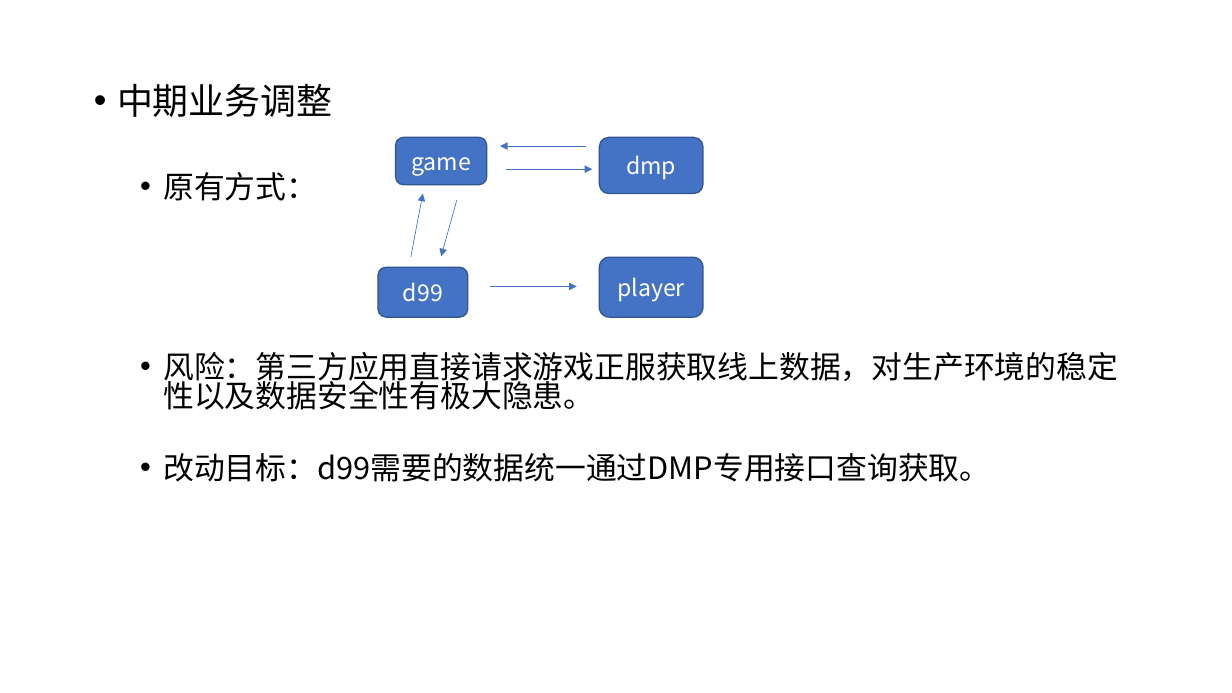
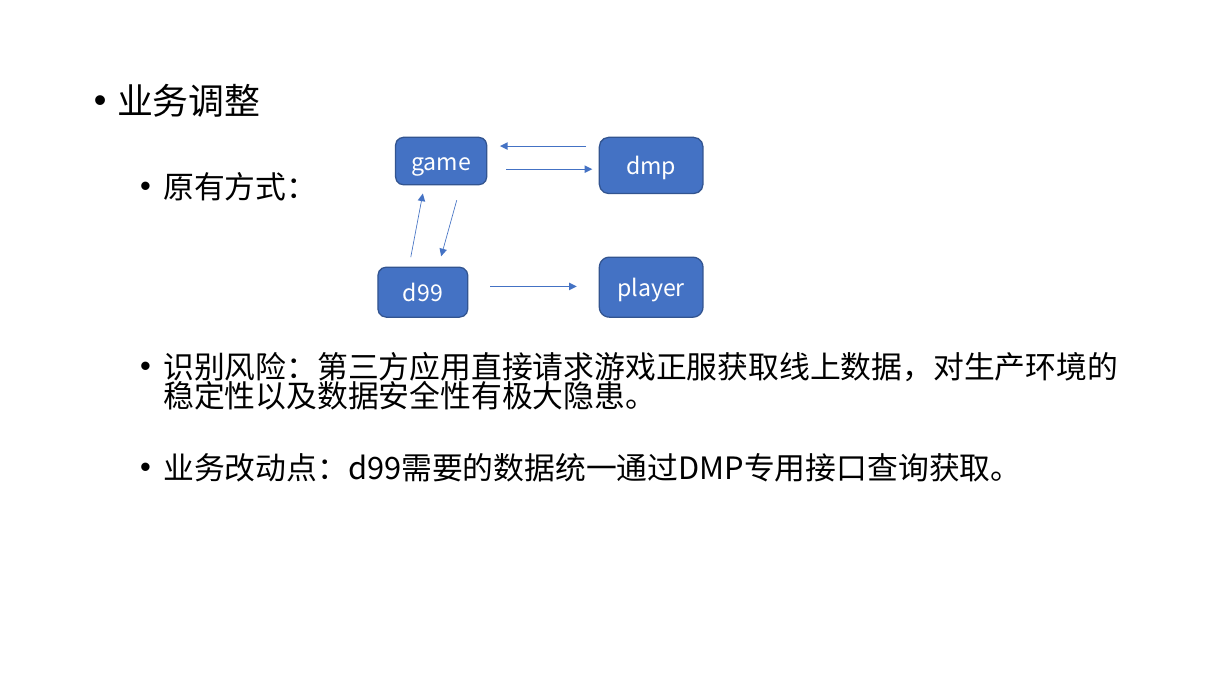
Before and after one commit to Rexixe1993/-, a slide deck: slide 4 of D99压测分享会.pptx. Drawn at 1232x693 pixels with LibreOffice and Linux fonts; fonts in the diff are those of the drawing. Boxes give left, top, right and bottom in pixels: in the first picture for what was removed or moved away, otherwise in the second. Text is boxed around its words. In the diff, an @@ line names an element or a change of style, - is before the commit and + after.

```diff
--- a/D99压测分享会.pptx
+++ b/D99压测分享会.pptx
@@ text at (117, 83, 261, 117): text changed @@
-• 中期业务调整
+• 业务调整
@@ text at (163, 352, 1118, 482): text changed @@
-  • 风险：第三方应用直接请求游戏正服获取线上数据，对生产环境的稳定性以及数据安全性有极大隐患。
-  • 改动目标：d99需要的数据统一通过DMP专用接口查询获取。
+  • 识别风险：第三方应用直接请求游戏正服获取线上数据，对生产环境的稳定性以及数据安全性有极大隐患。
+  • 业务改动点：d99需要的数据统一通过DMP专用接口查询获取。
```
Also in this commit, not shown: 2 other slides changed, 7 slides added, 1 slide removed.
